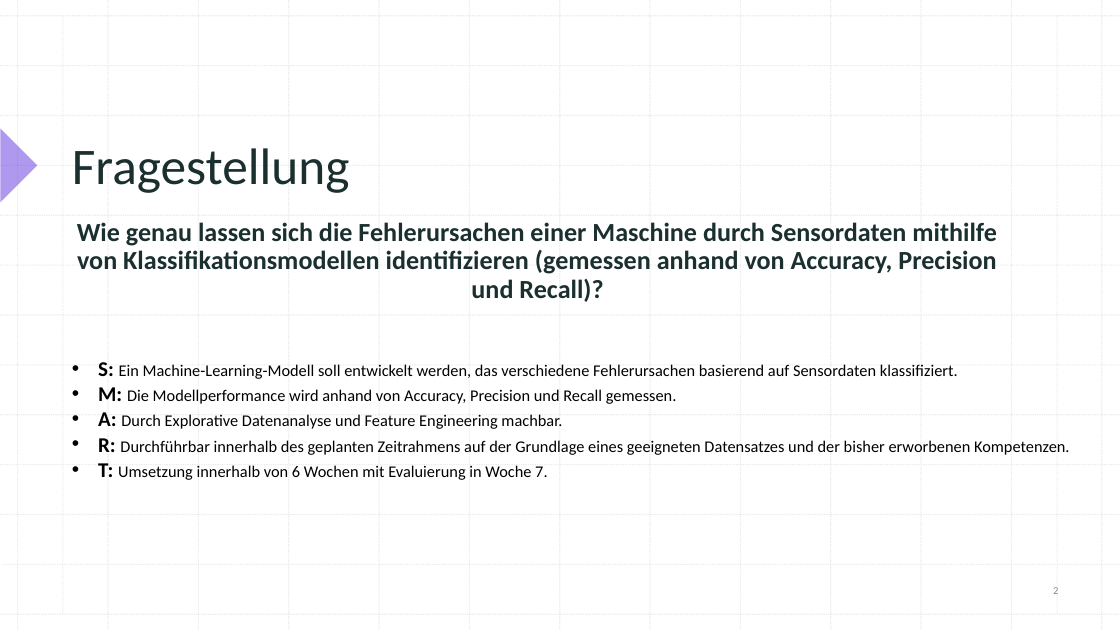
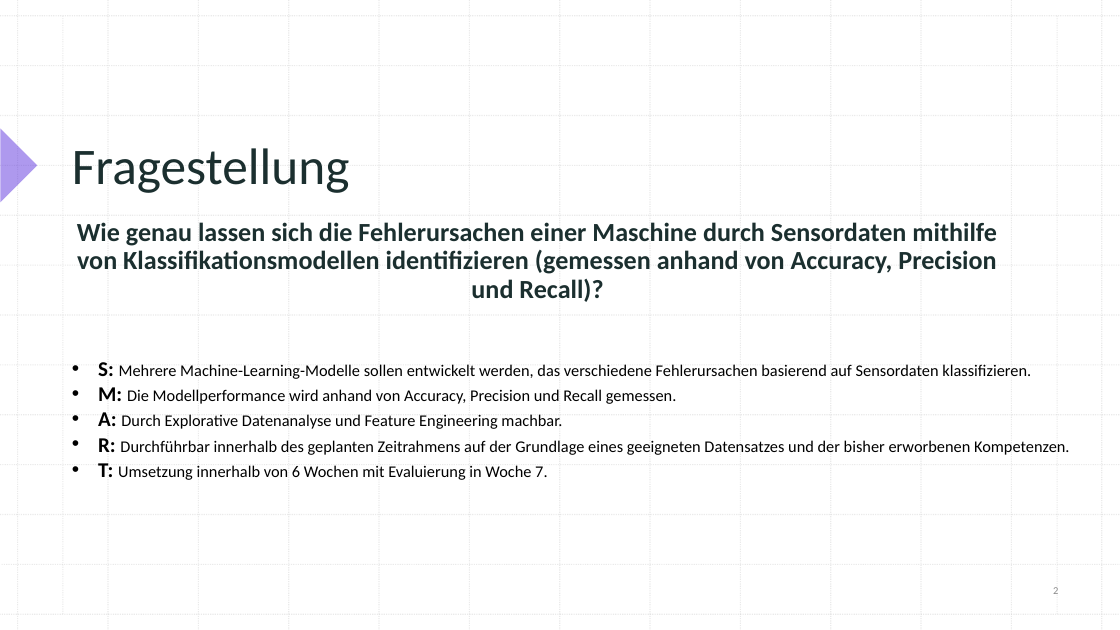
Before and after one commit to DataScience-DHBWKA/PredictiveMaintenance, a slide deck: slide 2 of PredictiveMaintenance_I_Sigmund_Stein-Mössner_Weissenberger.pptx. Drawn at 1120x630 pixels with LibreOffice and Linux fonts; fonts in the diff are those of the drawing. Boxes give left, top, right and bottom in pixels: in the first picture for what was removed or moved away, otherwise in the second. Text is boxed around its words. In the diff, an @@ line names an element or a change of style, - is before the commit and + after.

```diff
--- a/PredictiveMaintenance_I_Sigmund_Stein-Mössner_Weissenberger.pptx
+++ b/PredictiveMaintenance_I_Sigmund_Stein-Mössner_Weissenberger.pptx
@@ text at (98, 362, 1031, 379): text changed @@
-• S: Ein Machine-Learning-Modell soll entwickelt werden, das verschiedene Fehlerursachen basierend auf Sensordaten klassifiziert.
+• S: Mehrere Machine-Learning-Modelle sollen entwickelt werden, das verschiedene Fehlerursachen basierend auf Sensordaten klassifizieren.
```
